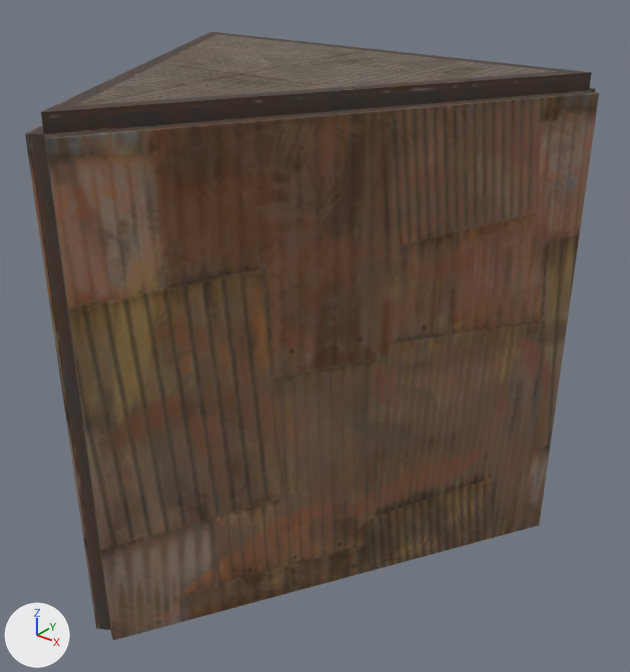
The glTF model public/models/triangle-foundation.metal.glb as it was, and as the next commit left it.
Before and after are seen from a 50 mm camera at (3.46, -4.94, 0.91) aimed at (0.34, -1.04, -1.51). The axes (+X, +Y, +Z) are drawn at lower left. The lights are the same throughout. The first picture is the older version. Vertices at exactly the same position are counted once.

Names of what the first picture shows: 'triangle-foundation.metal'.
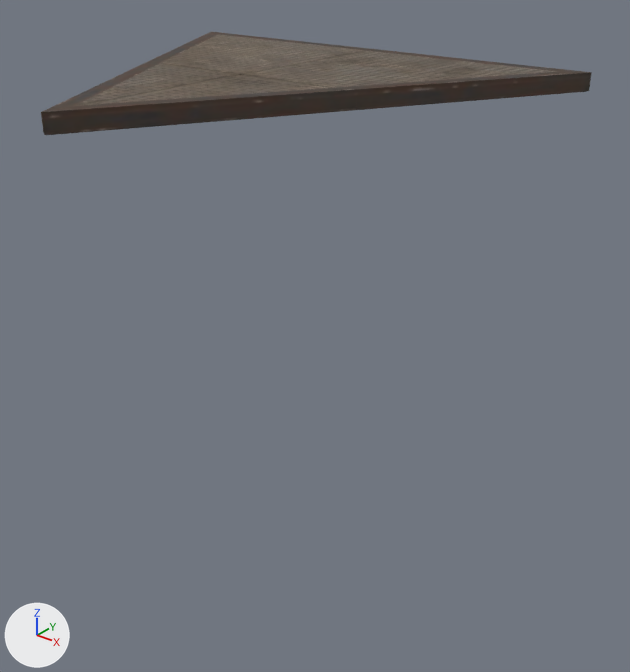
Boxes (x1, y1, x2, y2) around the edits, measured in the pictures (630 x 672 px):
'triangle-foundation.metal', reshaped (83% shorter): before (25, 32, 599, 641); after (41, 32, 592, 135)
part 1 of me_triangle_foundation_metal, deleted (brown): before (25, 88, 599, 641)

What the commit changed:
me_triangle_foundation_metal is used by ob_triangle_foundation_metal; location (0.0, 0.0, 0.0).
me_triangle_foundation_metal had 343 vertices, 430 faces and spanned x -1.58..1.58, y -2.64..0.09, z -3.0..0.1.
me_triangle_foundation_metal now has 97 vertices, 118 faces and spans x -1.5..1.5, y -2.6..0.0, z -0.01..0.1.
me_triangle_foundation_metal part 1: 12 loose pieces with 246 vertices, spanning x -1.58..1.58, y -2.64..0.09, z -3.0..0.0, are deleted.
